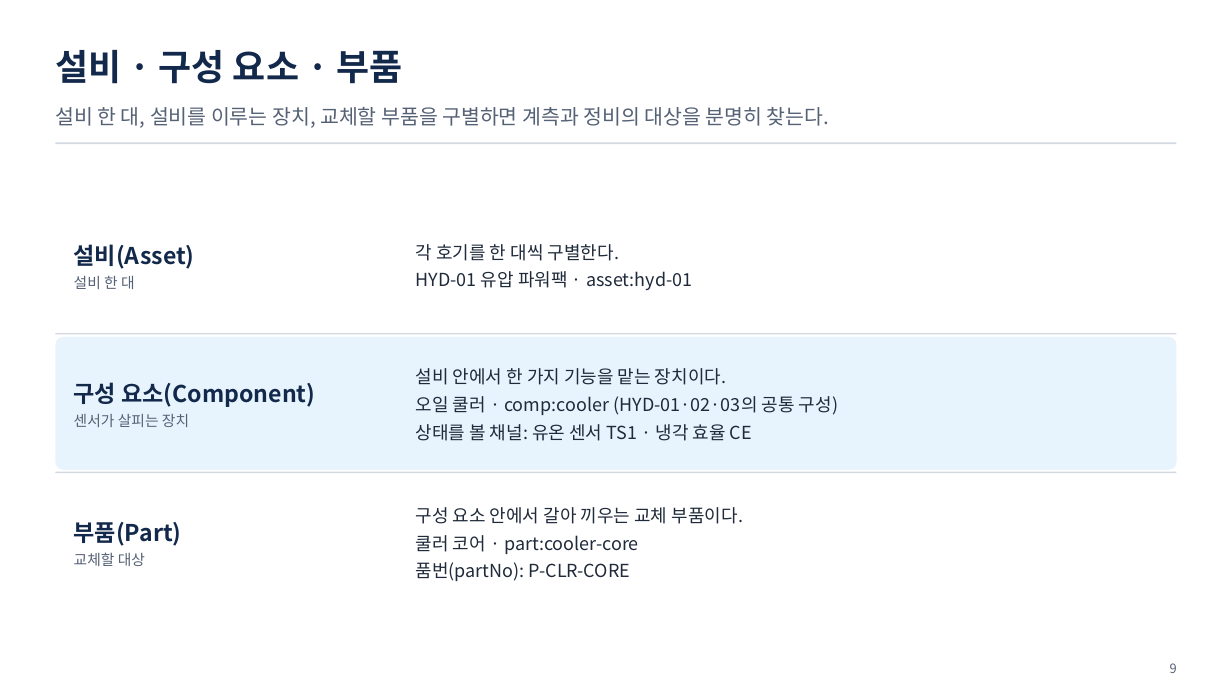
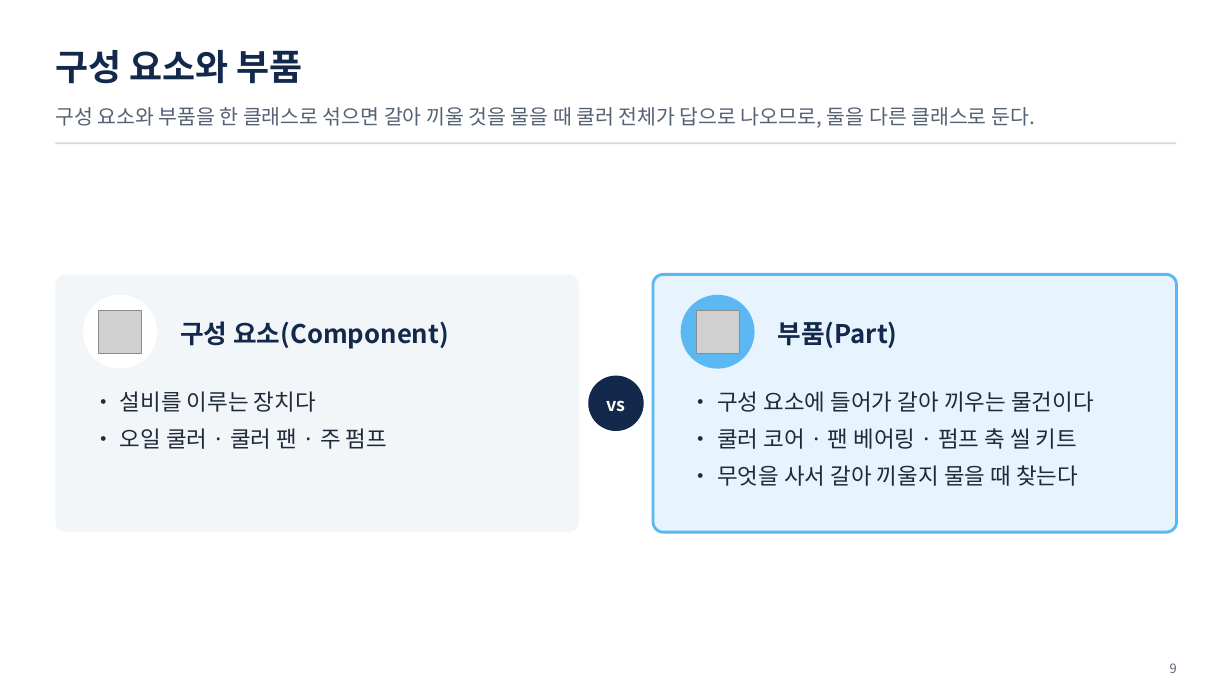
Before and after one commit to uengine-oss/hyd-iot-edu, a slide deck: slide 9 of workspace/강의제작/산출물/통합반/이론/02회차/통합반_02일차.pptx. Drawn at 1232x693 pixels with LibreOffice and Linux fonts; fonts in the diff are those of the drawing; grey boxes stand for pictures. Boxes give left, top, right and bottom in pixels: in the first picture for what was removed or moved away, otherwise in the second. Text is boxed around its words. In the diff, an @@ line names an element or a change of style, - is before the commit and + after.

Commit message:
통합 2회차 이론 덱 새 판 70장(화면 확정 2026-11-11, PPTX d208a7fc): 차례부터 새로 짜 원고 · 그림 15 · PPTX · 구성.json 장 범위 · 과정 README 확정 칸 · 빌더 코드 상자 배치(코드 높이에 맞춰 세로 가운데) · 공통 C-3과 덱 D-5에 AI 티 기준 · 덱 함정(시트.py 출력 자리) · CLAUDE.md 6절 줄 끝 함정 · 사실표 2.7 가리킴 4.5절 ② · 남은일 2회차 실라버스 어긋남 줄

```diff
--- a/workspace/강의제작/산출물/통합반/이론/02회차/통합반_02일차.pptx
+++ b/workspace/강의제작/산출물/통합반/이론/02회차/통합반_02일차.pptx
@@ text at (55, 50, 303, 84): text changed @@
-설비 · 구성 요소 · 부품
+구성 요소와 부품
@@ text at (55, 107, 1035, 128): text changed @@
-설비 한 대, 설비를 이루는 장치, 교체할 부품을 구별하면 계측과 정비의 대상을 분명히 찾는다.
+구성 요소와 부품을 한 클래스로 섞으면 갈아 끼울 것을 물을 때 쿨러 전체가 답으로 나오므로, 둘을 다른 클래스로 둔다.
@@ text removed at (74, 244, 195, 289) @@
-설비(Asset)
-설비 한 대
@@ text removed at (416, 244, 692, 290) @@
-각 호기를 한 대씩 구별한다.
-HYD-01 유압 파워팩 · asset:hyd-01
@@ rounded rectangle added at (55, 274, 579, 532), fill #F3F6F9 @@
@@ ellipse added at (83, 295, 157, 369), fill #FFFFFF @@
@@ rounded rectangle added at (653, 274, 1177, 532), fill #E7F3FD, outline #5CB8F2 2.25 pt @@
@@ ellipse added at (681, 295, 755, 369), fill #5CB8F2 @@
@@ picture added at (99, 311, 141, 353) @@
@@ text added at (180, 321, 449, 349), 20 pt, text #13294B, bold @@
+구성 요소(Component)
@@ picture added at (696, 311, 738, 353) @@
@@ text at (778, 321, 898, 348): text changed; size 14 to 20 pt; text colour #1F2A3A to #13294B; bold on @@
-구성 요소 안에서 갈아 끼우는 교체 부품이다.
-쿨러 코어 · part:cooler-core
-품번(partNo): P-CLR-CORE
+부품(Part)
@@ rectangle removed at (55, 333, 1177, 334) @@
@@ rounded rectangle removed at (55, 337, 1177, 470) @@
@@ text "• 설비를 이루는 장치다" at (120, 391, 387, 449): vertical alignment middle to top @@
@@ text removed at (416, 368, 838, 441) @@
-설비 안에서 한 가지 기능을 맡는 장치이다.
-오일 쿨러 · comp:cooler (HYD-01·02·03의 공통 구성)
-상태를 볼 채널: 유온 센서 TS1 · 냉각 효율 CE
@@ ellipse added at (589, 376, 644, 432), fill #13294B @@
@@ text at (120, 391, 387, 449): text changed; size 18 to 17.5 pt; text colour #13294B to #1F2A3A; bold off @@
-구성 요소(Component)
-센서가 살피는 장치
+• 설비를 이루는 장치다
+• 오일 쿨러 · 쿨러 팬 · 주 펌프
@@ text added at (606, 400, 625, 412), 14 pt, text #FFFFFF, bold @@
+vs
@@ text added at (717, 391, 1094, 486), 17.5 pt, text #1F2A3A @@
+• 구성 요소에 들어가 갈아 끼우는 물건이다
+• 쿨러 코어 · 팬 베어링 · 펌프 축 씰 키트
+• 무엇을 사서 갈아 끼울지 물을 때 찾는다
@@ rectangle removed at (55, 472, 1177, 473) @@
@@ text removed at (74, 522, 182, 566) @@
-부품(Part)
-교체할 대상
```
Also in this commit, not shown: 28 other slides changed, 40 slides added, 50 slides removed, 25 other files.
